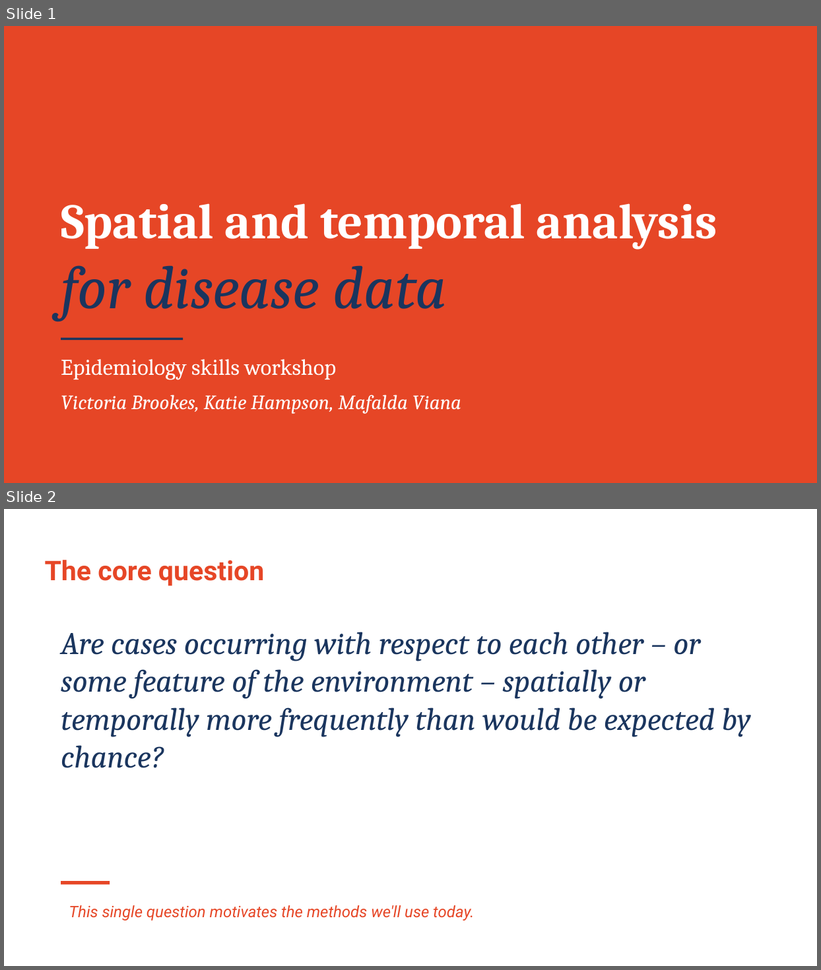
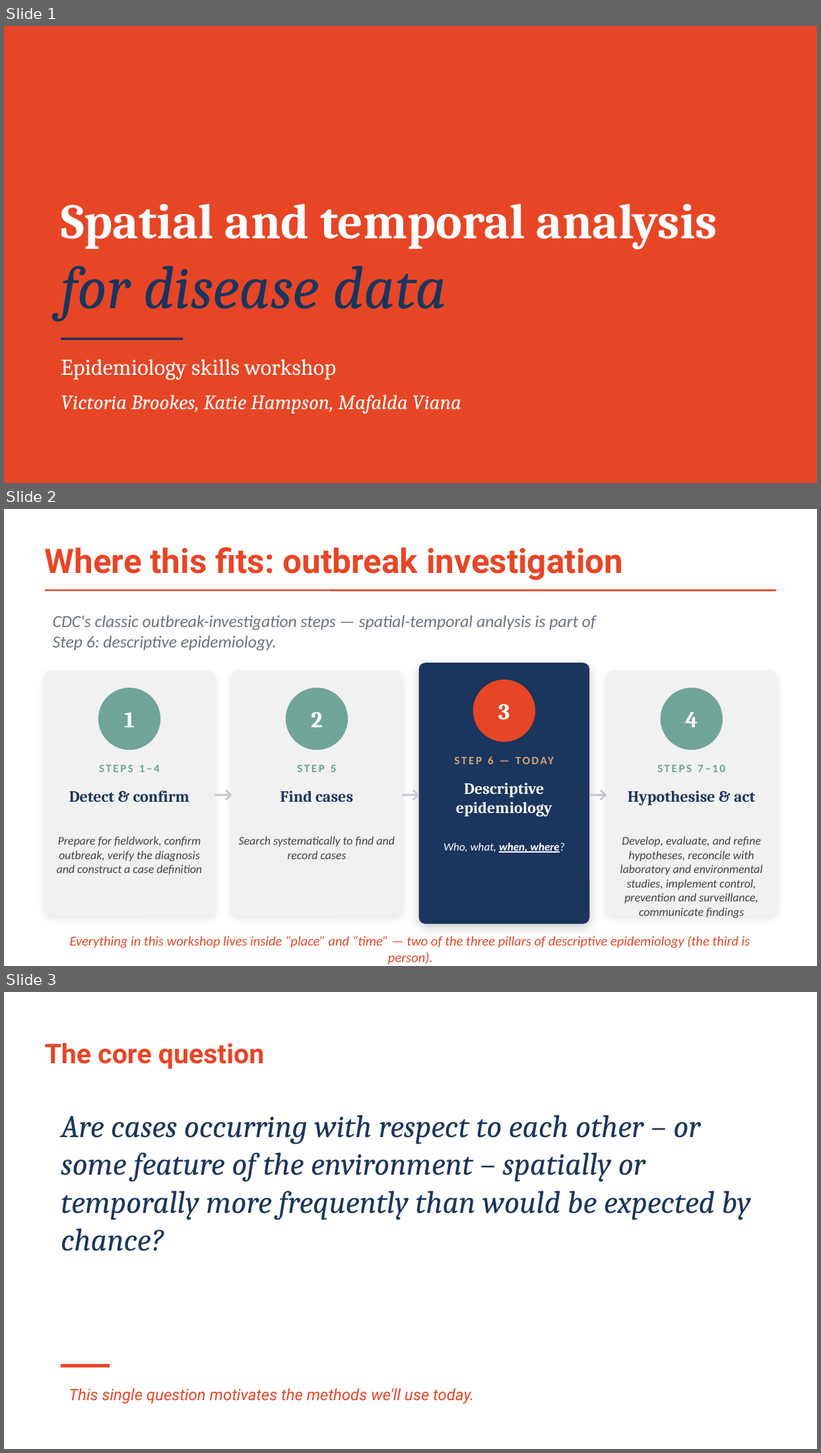
Before and after one commit to RabiesResearch/PH_workshop, a slide deck: part1/ST_Tutorial_Phils2026.pptx. Shown one above the other, each under a label of ours: slides 1 and 2 before the commit, slides 1, 2 and 3 after it. The pictures are 821x970 and 821x1453 pixels, drawn with LibreOffice and Linux fonts; fonts in the diff are those of the drawing. Boxes give left, top, right and bottom in pixels: in the first picture for what was removed or moved away, otherwise in the second. Text is boxed around its words. In the diff, an @@ line names an element or a change of style, - is before the commit and + after.

```diff
--- a/part1/ST_Tutorial_Phils2026.pptx
+++ b/part1/ST_Tutorial_Phils2026.pptx
@@ slide 2 added at (4,509,817,966), background #FFFFFF @@
@@ text added at (45,547,623,580), 30 pt, text #E64626, bold @@
+Where this fits: outbreak investigation
@@ line added from (45, 590) to (776, 590), #E64626 1.5 pt @@
@@ text added at (53,615,596,651), 15 pt, text #6B7280, italic @@
+CDC's classic outbreak-investigation steps — spatial-temporal analysis is part of Step 6: descriptive epidemiology.
@@ rounded rectangle added at (420,663,589,923), fill #1A355E, outline #1A355E 1 pt @@
@@ rounded rectangle added at (45,671,215,916), fill #F1F1F1, outline #F1F1F1 1 pt @@
@@ text added at (215,671,232,916), 18 pt, text #C7CBD1, bold @@
+→
@@ rounded rectangle added at (232,671,401,916), fill #F1F1F1, outline #F1F1F1 1 pt @@
@@ text added at (401,671,420,916), 18 pt, text #C7CBD1, bold @@
+→
@@ ellipse added at (473,680,536,743), fill #E64626, 20 pt, text #FFFFFF, bold @@
+3
@@ text added at (589,671,607,916), 18 pt, text #C7CBD1, bold @@
+→
@@ rounded rectangle added at (607,671,776,916), fill #F1F1F1, outline #F1F1F1 1 pt @@
@@ ellipse added at (98,688,161,751), fill #71A499, 20 pt, text #FFFFFF, bold @@
+1
@@ ellipse added at (285,688,348,751), fill #71A499, 20 pt, text #FFFFFF, bold @@
+2
@@ ellipse added at (660,688,723,751), fill #71A499, 20 pt, text #FFFFFF, bold @@
+4
@@ text added at (99,765,160,772), 10 pt, text #71A499, bold @@
+STEPS 1–4
@@ text added at (297,765,337,772), 10 pt, text #71A499, bold @@
+STEP 5
@@ text added at (488,757,494,764), 10 pt, text #D4A574, bold @@
+STEP 6 — TODAY
@@ text added at (657,765,725,772), 10 pt, text #71A499, bold @@
+STEPS 7–10
@@ text added at (456,783,552,817), 14 pt, text #FFFFFF, bold @@
+Descriptive epidemiology
@@ text added at (69,791,189,802), 14 pt, text #1A355E, bold @@
+Detect & confirm
@@ text added at (281,791,353,802), 14 pt, text #1A355E, bold @@
+Find cases
@@ text added at (628,791,755,805), 14 pt, text #1A355E, bold @@
+Hypothesise & act
@@ text added at (57,836,202,875), 10.5 pt, text #424242, italic @@
+Prepare for fieldwork, confirm outbreak, verify the diagnosis and construct a case definition
@@ text added at (239,836,395,859), 10.5 pt, text #424242, italic @@
+Search systematically to find and record cases
@@ text added at (444,843,564,853), 10 pt, text #FFFFFF, italic @@
+Who, what, when, where?
@@ text added at (620,836,763,918), 10.5 pt, text #424242, italic @@
+Develop, evaluate, and refine hypotheses, reconcile with laboratory and environmental studies, implement control, prevention and surveillance, communicate findings
@@ text added at (70,936,750,965), 12 pt, text #E64626, italic @@
+Everything in this workshop lives inside “place” and “time” — two of the three pillars of descriptive epidemiology (the third is person).
@@ what was slide 2 is now slide 3 @@
```
Also in this commit, not shown: 3 slides changed, 6 other slides added, 4 other files.
